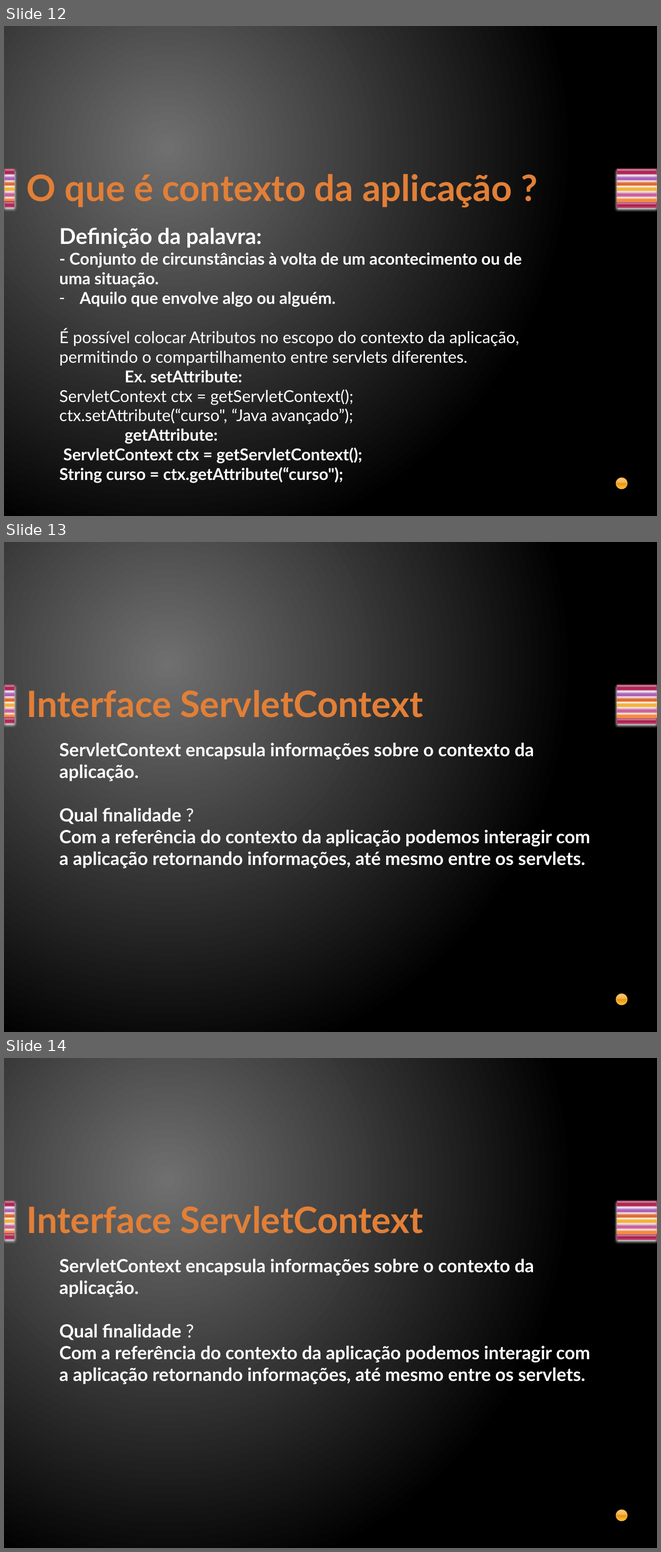
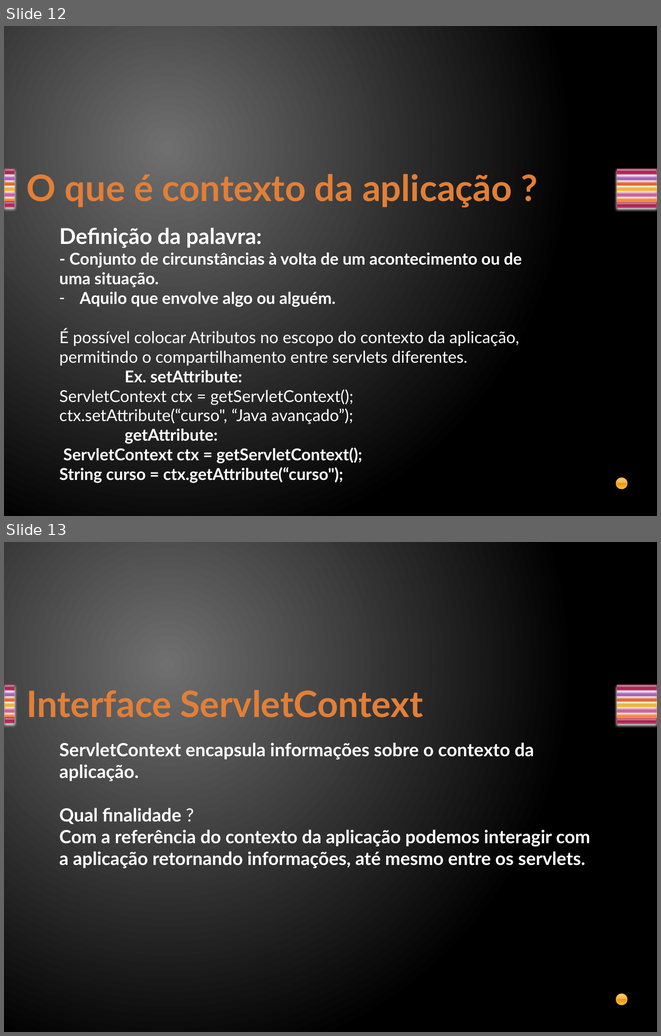
Before and after one commit to davirj9/javaAvancado, a slide deck: AulasAvancado/src/main/resources/br/com/Aula2/Servlets.pptx. Shown one above the other, each under a label of ours: slides 12, 13 and 14 before the commit, slides 12 and 13 after it. The pictures are 661x1552 and 661x1036 pixels, drawn with LibreOffice and Linux fonts; fonts in the diff are those of the drawing. Boxes give left, top, right and bottom in pixels: in the first picture for what was removed or moved away, otherwise in the second. Text is boxed around its words. In the diff, an @@ line names an element or a change of style, - is before the commit and + after.

```diff
--- a/AulasAvancado/src/main/resources/br/com/Aula2/Servlets.pptx
+++ b/AulasAvancado/src/main/resources/br/com/Aula2/Servlets.pptx
@@ slide 13 removed at [4, 542, 657, 1032], background gradient #707070 to #000000; not listed: 15 template elements that a slide beside it also shows @@
@@ title removed at [27, 686, 423, 724] @@
-Interface ServletContext
@@ text removed at [59, 742, 591, 868] @@
-ServletContext encapsula informações sobre o contexto da aplicação.
-Qual finalidade ?
-Com a referência do contexto da aplicação podemos interagir com a aplicação retornando informações, até mesmo entre os servlets.
@@ what was slide 14 is now slide 13 @@
```
Also in this commit, not shown: 1 slide changed, 4 slides added, 32 other files.
